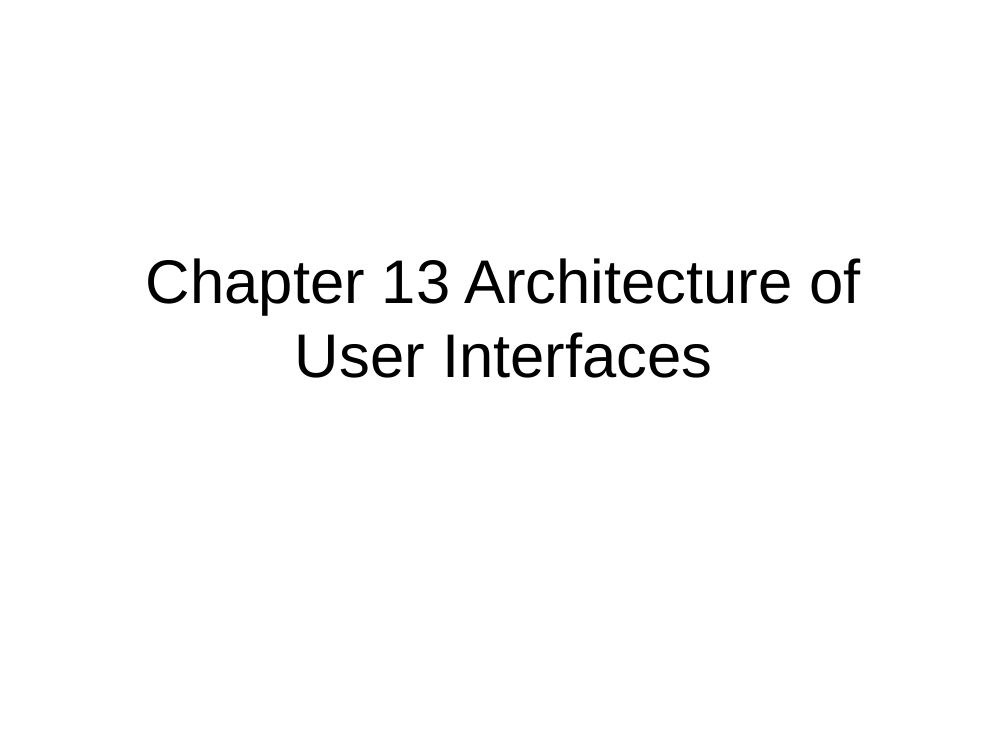
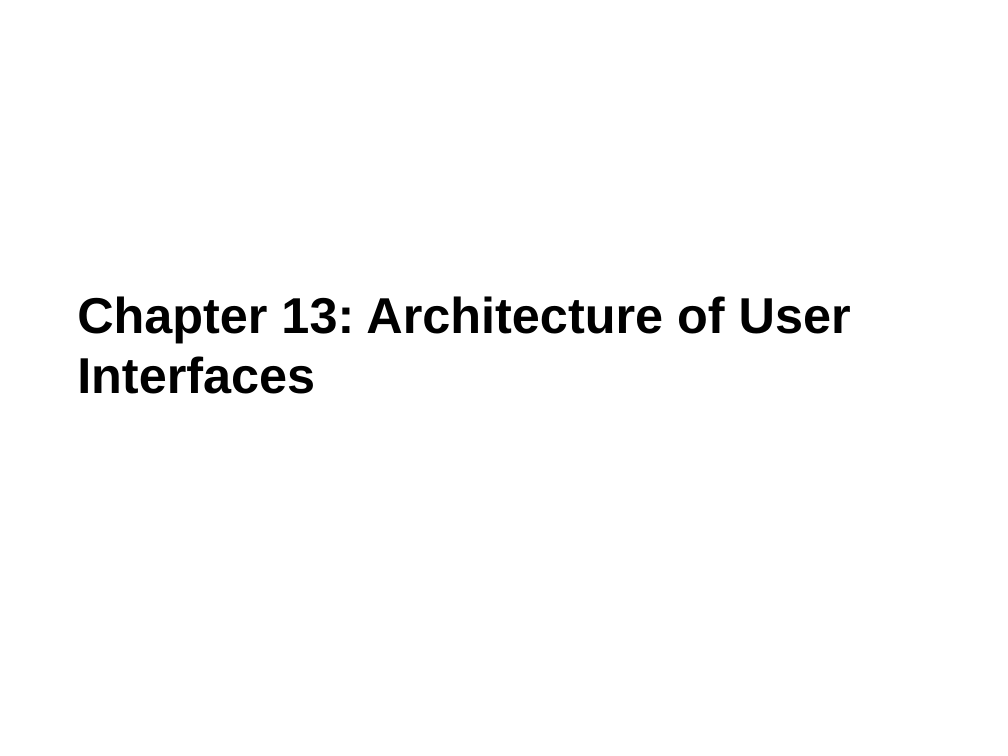
Before and after one commit to anh1901/SE1406_SWD391_Team7_PetCare_ProductDescription, a slide deck: slide 1 of Submission/SWD391_FPTSlide__ArchitectureOfUserInterface.ppt. Drawn at 1008x756 pixels with LibreOffice and Linux fonts; fonts in the diff are those of the drawing; background and template pictures are left out. Boxes give left, top, right and bottom in pixels: in the first picture for what was removed or moved away, otherwise in the second. Text is boxed around its words. In the diff, an @@ line names an element or a change of style, - is before the commit and + after.

Commit message:
Change UI of PPT

```diff
--- a/Submission/SWD391_FPTSlide__ArchitectureOfUserInterface.ppt
+++ b/Submission/SWD391_FPTSlide__ArchitectureOfUserInterface.ppt
@@ title at (77, 296, 851, 394): text changed; size 44 to 36 pt; bold on @@
-Chapter 13 Architecture of User Interfaces
+Chapter 13: Architecture of User Interfaces
```
Also in this commit, not shown: 38 other slides changed.
